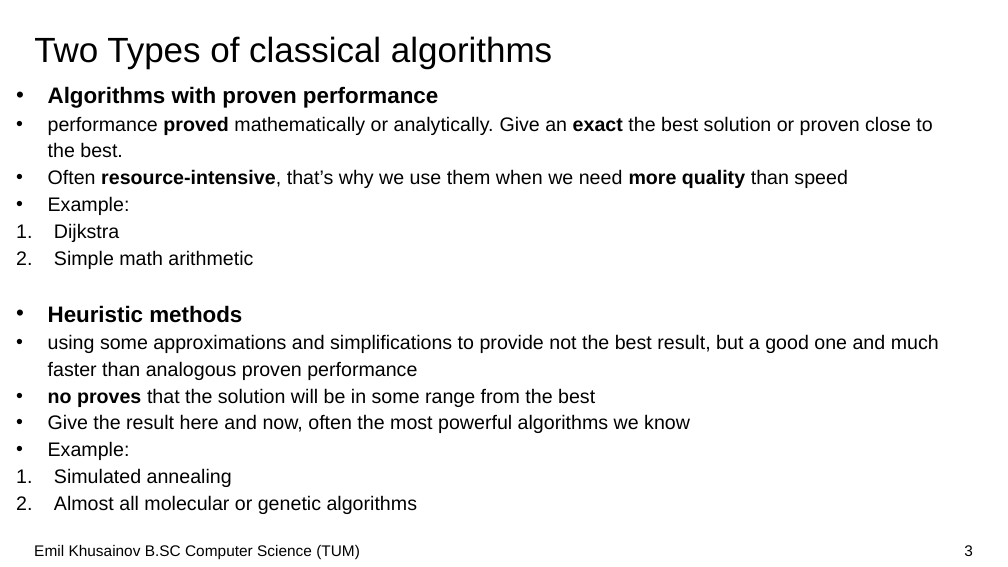
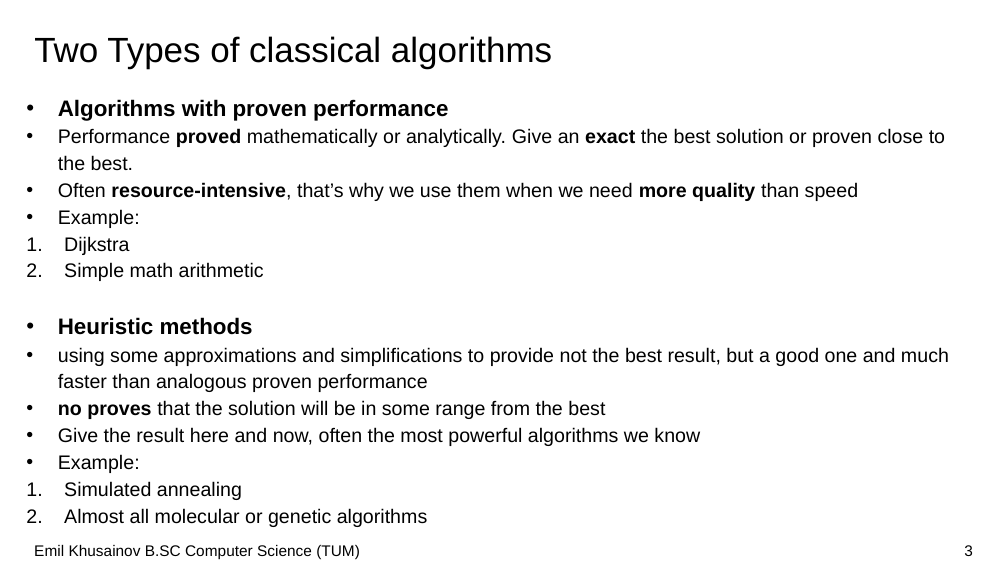
Before and after one commit to emilkanic0909/MaxCutQuiskitSeminar, a slide deck: slide 3 of Khuisainov MaxCut Presentation.pptx. Drawn at 1008x567 pixels with LibreOffice and Linux fonts; fonts in the diff are those of the drawing; background and template pictures are left out. Boxes give left, top, right and bottom in pixels: in the first picture for what was removed or moved away, otherwise in the second. Text is boxed around its words. In the diff, an @@ line names an element or a change of style, - is before the commit and + after.

```diff
--- a/Khuisainov MaxCut Presentation.pptx
+++ b/Khuisainov MaxCut Presentation.pptx
@@ text "Algorithms with proven performance": place and size @@
-text "Algorithms with proven performance" at bbox=[48, 86, 939, 514]
+text "Algorithms with proven performance" at bbox=[58, 99, 949, 527]
@@ text at bbox=[58, 128, 945, 171]: text changed @@
-• performance proved mathematically or analytically. Give an exact the best solution or proven close to the best.
+• Performance proved mathematically or analytically. Give an exact the best solution or proven close to the best.
```
Also in this commit, not shown: 4 other slides changed, 1 slide added, 2 other files.
